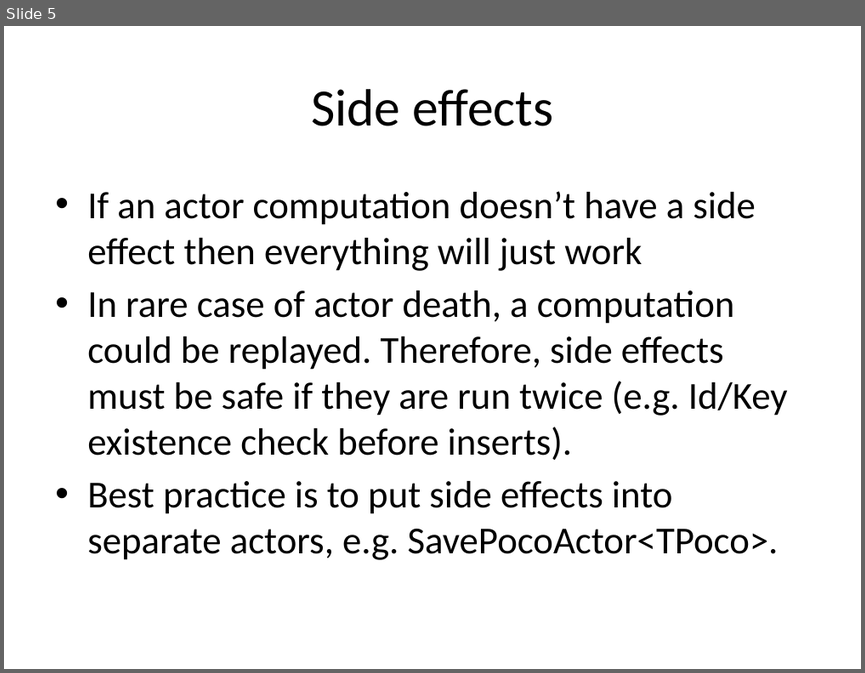
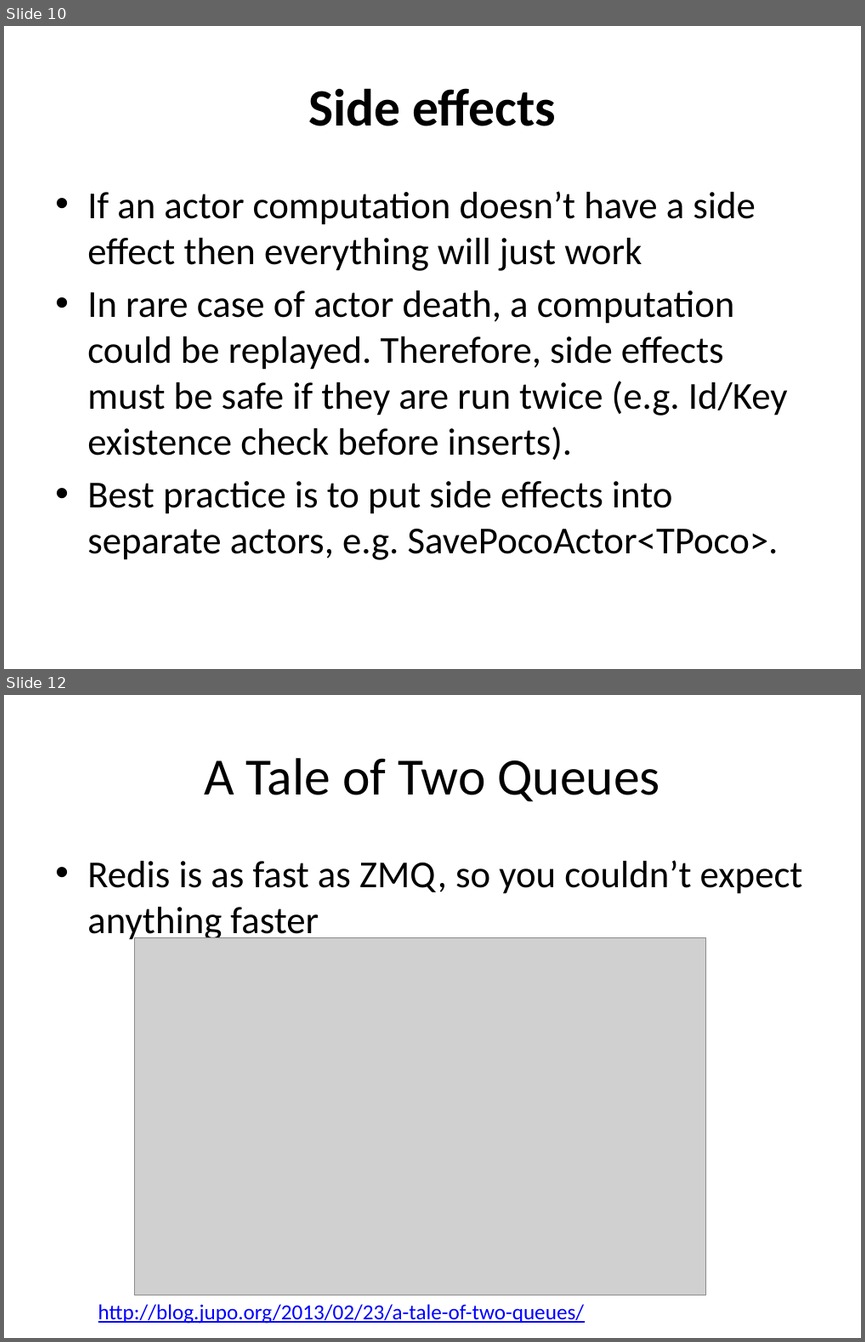
Before and after one commit to buybackoff/Ractor, a slide deck: docs/files/Fredis.pptx. Shown one above the other, each under a label of ours: slide 5 before the commit, slides 10 and 12 after it; the slides between them are not shown. The pictures are 865x673 and 865x1342 pixels, drawn with LibreOffice and Linux fonts; fonts in the diff are those of the drawing; grey boxes stand for pictures. Boxes give left, top, right and bottom in pixels: in the first picture for what was removed or moved away, otherwise in the second. Text is boxed around its words. In the diff, an @@ line names an element or a change of style, - is before the commit and + after.

```diff
--- a/docs/files/Fredis.pptx
+++ b/docs/files/Fredis.pptx
@@ slide 12 added at (4, 695, 861, 1338), background #FFFFFF @@
@@ title added at (204, 758, 660, 801), 44 pt, text #000000 @@
+A Tale of Two Queues
@@ text added at (87, 860, 803, 942), 32 pt, text #000000 @@
+• Redis is as fast as ZMQ, so you couldn’t expect anything faster
@@ picture added at (134, 937, 706, 1295) @@
@@ text added at (98, 1304, 584, 1323), 18 pt, text #0000FF, underline @@
+http://blog.jupo.org/2013/02/23/a-tale-of-two-queues/
@@ what was slide 5 is now slide 10 @@
@@ slide 10 changed as well @@
@@ title "Side effects" at (308, 88, 556, 126): bold on @@
```
Also in this commit, not shown: 4 other slides changed, 7 other slides added, 13 other files.
